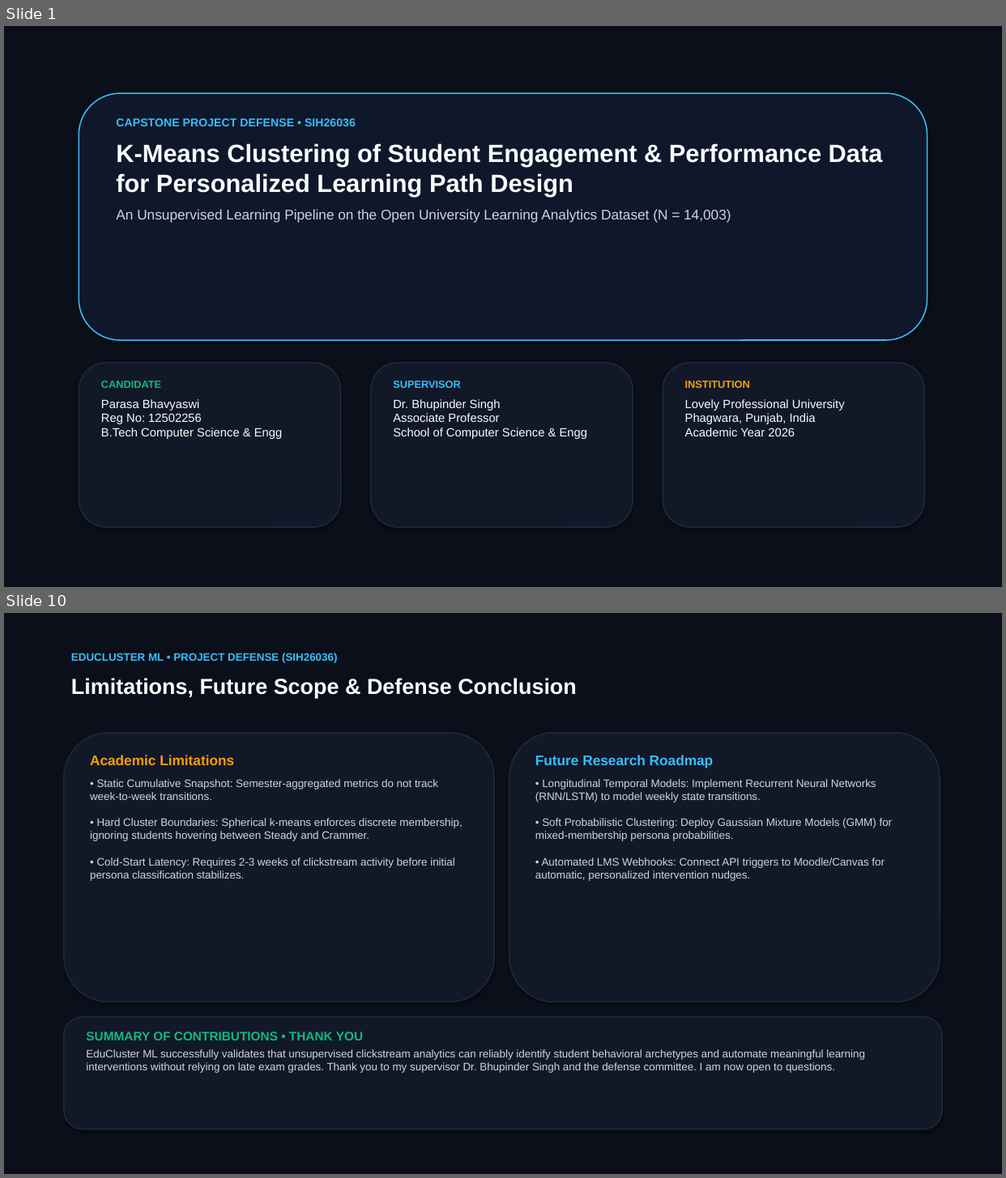
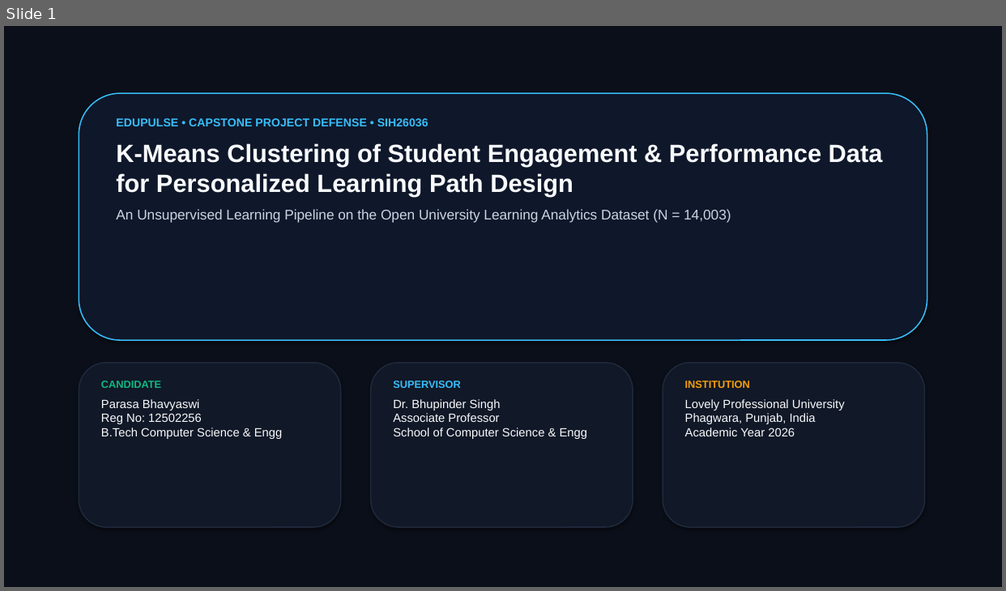
Before and after one commit to parasabhavyaswi/student-engagement-performance-clustering, a slide deck: EduCluster_ML_Presentation.pptx. Shown one above the other, each under a label of ours: slides 1 and 10 before the commit, slide 1 after it; the slides between them are not shown. The pictures are 1006x1178 and 1006x591 pixels, drawn with LibreOffice and Linux fonts; fonts in the diff are those of the drawing. Boxes give left, top, right and bottom in pixels: in the first picture for what was removed or moved away, otherwise in the second. Text is boxed around its words. In the diff, an @@ line names an element or a change of style, - is before the commit and + after.

Commit message:
feat(edupulse): finalize EduPulse rebranding, pipeline verification, IEEE research paper (docx & pdf), and deck

```diff
--- a/EduCluster_ML_Presentation.pptx
+++ b/EduCluster_ML_Presentation.pptx
@@ slide 10 removed at [4, 613, 1002, 1174], background #FFFFFF @@
@@ rectangle removed at [4, 613, 1002, 1174] @@
@@ text removed at [71, 653, 337, 663] @@
-EDUCLUSTER ML • PROJECT DEFENSE (SIH26036)
@@ text removed at [71, 678, 577, 698] @@
-Limitations, Future Scope & Defense Conclusion
@@ rounded rectangle removed at [64, 733, 494, 1003] @@
@@ rounded rectangle removed at [509, 733, 940, 1003] @@
@@ text removed at [90, 755, 462, 881] @@
-Academic Limitations
-• Static Cumulative Snapshot: Semester-aggregated metrics do not track week-to-week transitions.
-• Hard Cluster Boundaries: Spherical k-means enforces discrete membership, ignoring students hovering between Steady and Crammer.
-• Cold-Start Latency: Requires 2-3 weeks of clickstream activity before initial persona classification stabilizes.
@@ text removed at [535, 755, 893, 881] @@
-Future Research Roadmap
-• Longitudinal Temporal Models: Implement Recurrent Neural Networks (RNN/LSTM) to model weekly state transitions.
-• Soft Probabilistic Clustering: Deploy Gaussian Mixture Models (GMM) for mixed-membership persona probabilities.
-• Automated LMS Webhooks: Connect API triggers to Moodle/Canvas for automatic, personalized intervention nudges.
@@ rounded rectangle removed at [64, 1017, 942, 1130] @@
@@ text removed at [86, 1032, 865, 1073] @@
-SUMMARY OF CONTRIBUTIONS • THANK YOU
-EduCluster ML successfully validates that unsupervised clickstream analytics can reliably identify student behavioral archetypes and automate meaningful learning interventions without relying on late exam grades. Thank you to my supervisor Dr. Bhupinder Singh and the defense committee. I am now open to questions.
@@ slide 1 changed as well @@
@@ text at [116, 118, 428, 126]: text changed @@
-CAPSTONE PROJECT DEFENSE • SIH26036
+EDUPULSE • CAPSTONE PROJECT DEFENSE • SIH26036
```
Also in this commit, not shown: 4 other slides changed, 5 slides added, 4 other slides removed, 20 other files.
